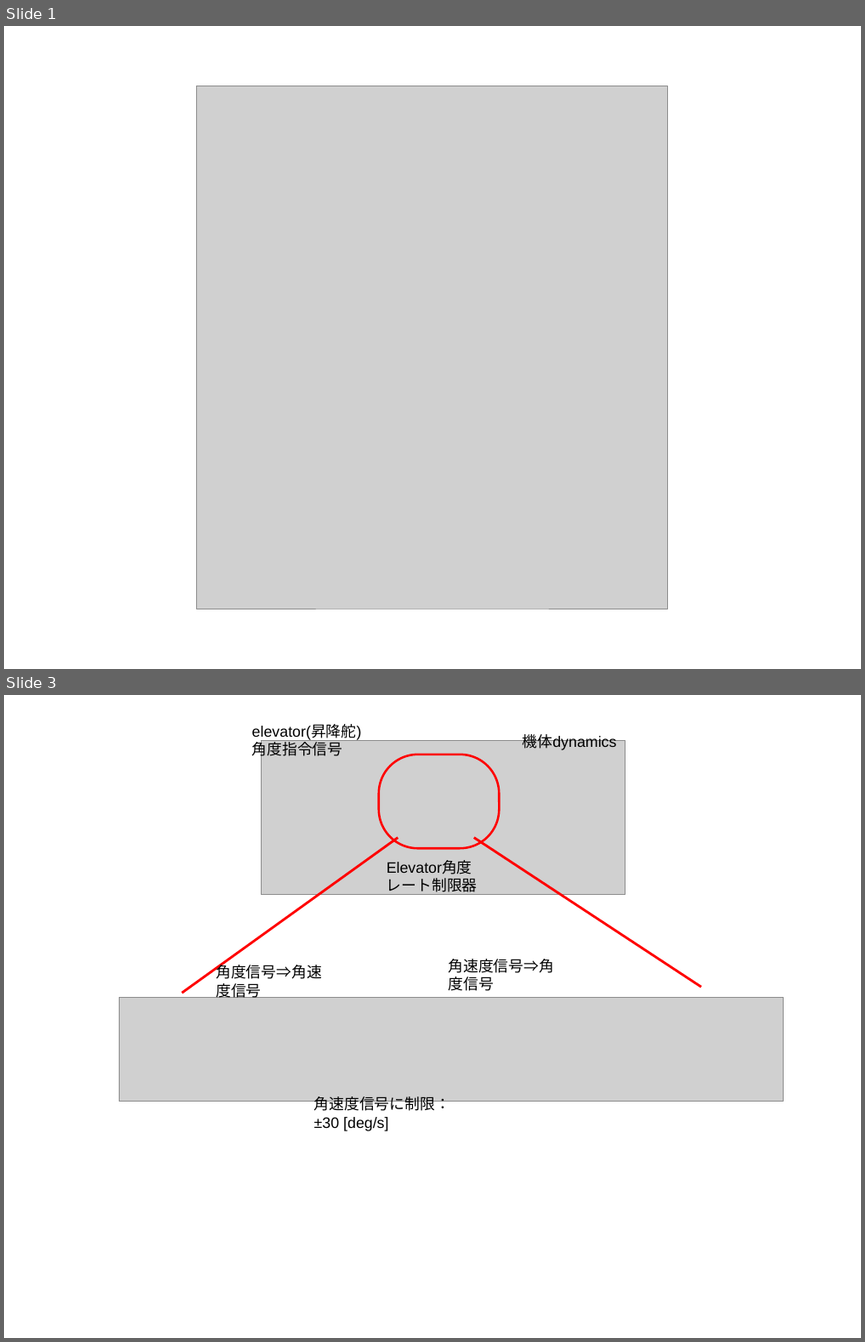
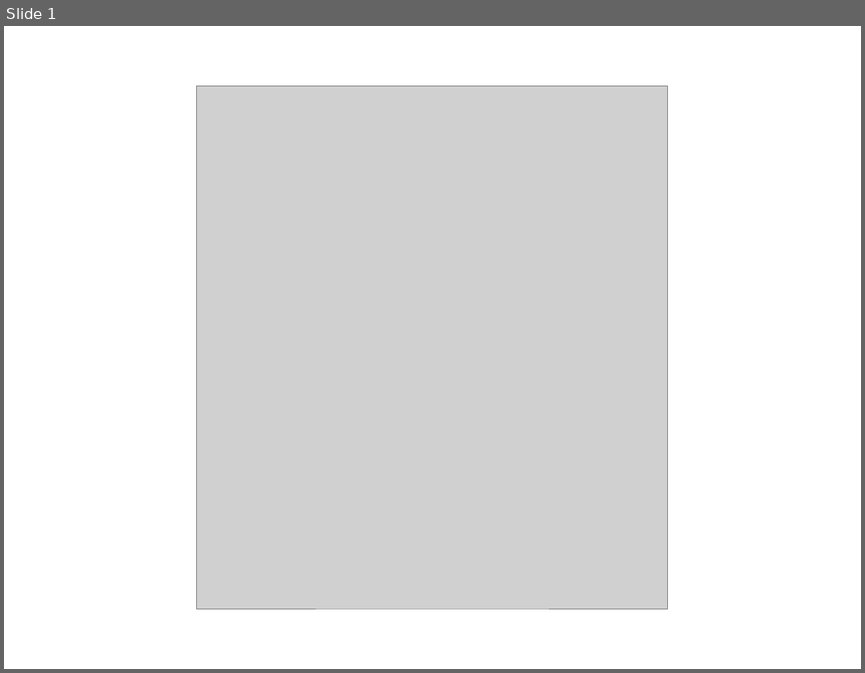
Before and after one commit to zeta-plusplus/SystemModels, a slide deck: figs/makeFig.pptx. Shown one above the other, each under a label of ours: slides 1 and 3 before the commit, slide 1 after it; the slides between them are not shown. The pictures are 865x1342 and 865x673 pixels, drawn with LibreOffice and Linux fonts; fonts in the diff are those of the drawing; grey boxes stand for pictures. Boxes give left, top, right and bottom in pixels: in the first picture for what was removed or moved away, otherwise in the second. Text is boxed around its words. In the diff, an @@ line names an element or a change of style, - is before the commit and + after.

```diff
--- a/figs/makeFig.pptx
+++ b/figs/makeFig.pptx
@@ slide 3 removed at <box>4,695,861,1338</box>, background #FFFFFF @@
@@ text removed at <box>252,726,362,760</box> @@
-elevator(昇降舵)角度指令信号
@@ picture removed at <box>262,740,625,894</box> @@
@@ text removed at <box>522,732,617,750</box> @@
-機体dynamics
@@ rounded rectangle removed at <box>379,755,500,848</box> @@
@@ line removed from (398, 837) to (182, 993) @@
@@ line removed from (474, 837) to (701, 987) @@
@@ text removed at <box>379,855,494,899</box> @@
-Elevator角度レート制限器
@@ text removed at <box>216,962,322,998</box> @@
-角度信号⇒角速度信号
@@ text removed at <box>448,959,554,991</box> @@
-角速度信号⇒角度信号
@@ picture removed at <box>119,997,783,1100</box> @@
@@ text removed at <box>314,1096,450,1131</box> @@
-角速度信号に制限：
-±30 [deg/s]
```
Also in this commit, not shown: 5 slides changed, 4 slides added, 3 other slides removed, 5 other files.
